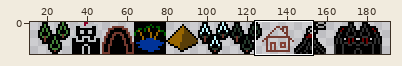
One commit to this sprite sheet: assets/tilesetMapIcons.png. The picture above shows the old version from afar; the outline marks the close-up.
Close-up. Before the edit:
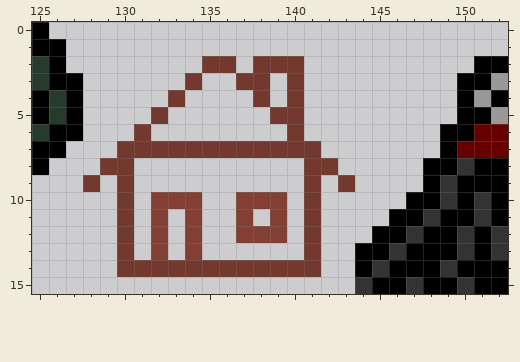
The file is 192x16 pixels. Shown: x 125..152, y 0..15. The wide view leaves out empty margins.
After:
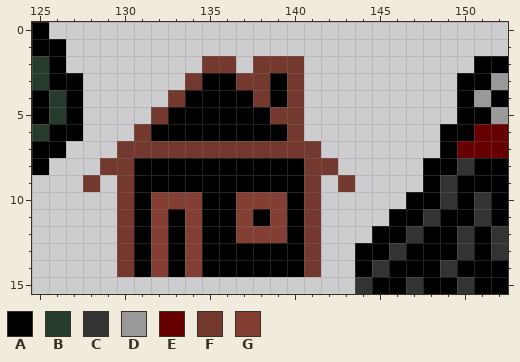
Palette (. is transparent): A #000000  B #273b2d  C #333333  D #999999  E #660000  F #73392e  G #833f34
Change:
y 3: x 135..136 .. -> AA; x 139 . -> A
y 4: x 134..137 .... -> AAAA; x 139 . -> A
y 5: x 133..138 ...... -> AAAAAA
y 6: x 132..139 ........ -> AAAAAAAA
y 8..9: x 131..140 .......... -> AAAAAAAAAA
y 10: x 131 . -> A; x 135..136 .. -> AA; x 140 . -> A
y 11: x 131 . -> A; x 133 . -> A; x 135..136 .. -> AA; x 138 . -> A; x 140 . -> A
y 12: x 131 . -> A; x 133 . -> A; x 135..136 .. -> AA; x 140 . -> A
y 13: x 131 . -> A; x 133 . -> A; x 135..140 ...... -> AAAAAA
y 14: x 131..140 FFFFFFFFFF -> AGAGAAAAAA
